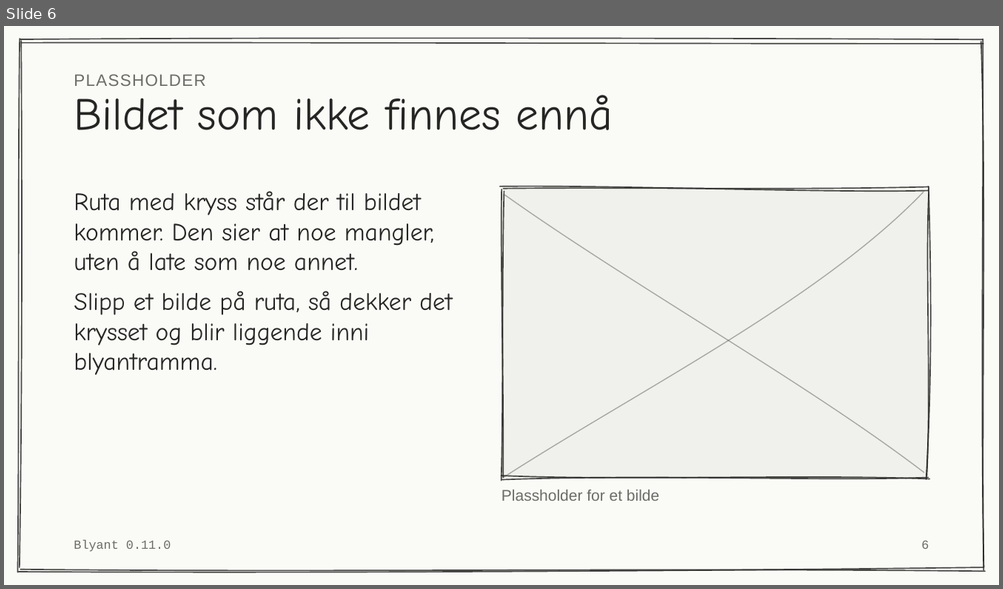
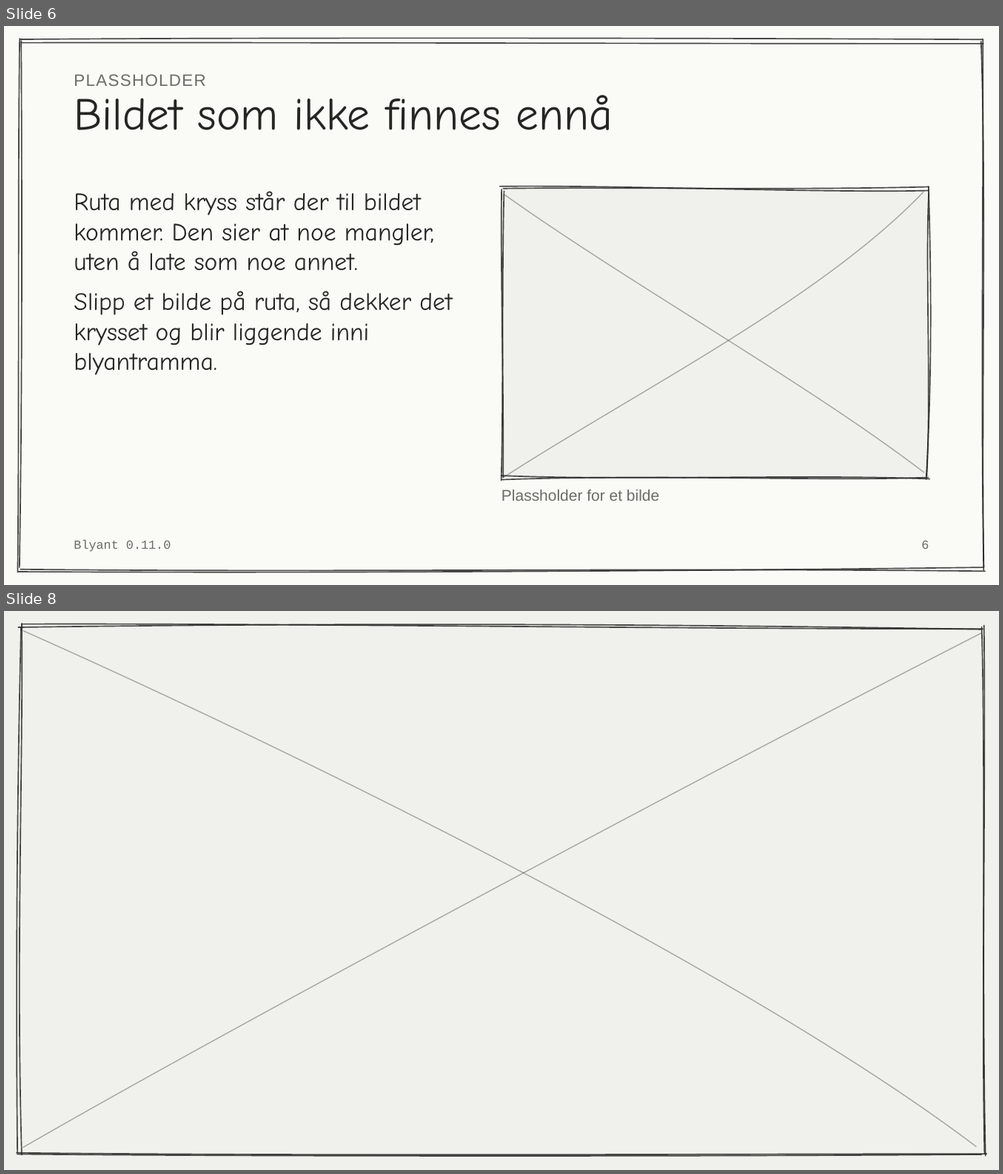
Before and after one commit to phareim/blyant, a slide deck: dist/blyant-eksempel.pptx. Shown one above the other, each under a label of ours: slide 6 before the commit, slides 6 and 8 after it; the slides between them are not shown. The pictures are 1003x589 and 1003x1174 pixels, drawn with LibreOffice and Linux fonts; fonts in the diff are those of the drawing. Boxes give left, top, right and bottom in pixels: in the first picture for what was removed or moved away, otherwise in the second. Text is boxed around its words. In the diff, an @@ line names an element or a change of style, - is before the commit and + after.

```diff
--- a/dist/blyant-eksempel.pptx
+++ b/dist/blyant-eksempel.pptx
@@ slide 8 added at (4, 611, 999, 1170), background #F0F0EC @@
@@ freeform shape added at (15, 622, 986, 1157), outline #252623 1.2 pt @@
@@ freeform shape added at (23, 631, 976, 1147), outline #252623 0.97 pt @@
@@ freeform shape added at (23, 632, 982, 1147), outline #252623 0.97 pt @@
```
Also in this commit, not shown: 2 slides changed, 1 other slide added, 5 other files.
